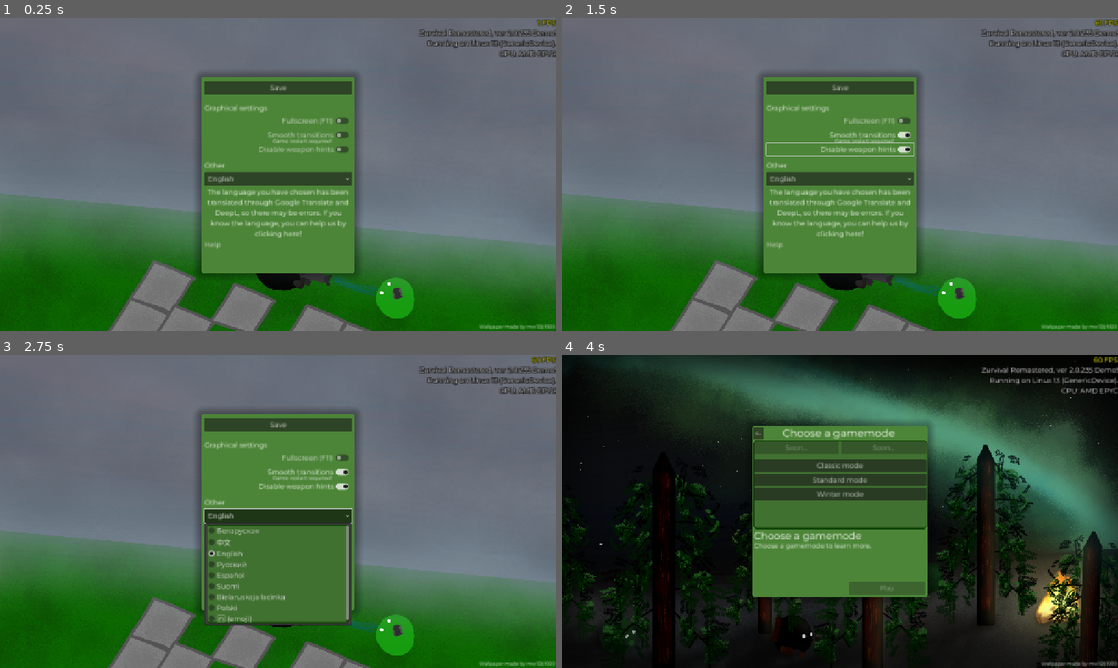
Above: before the commit, frames 1-4 (two rows, left to right).
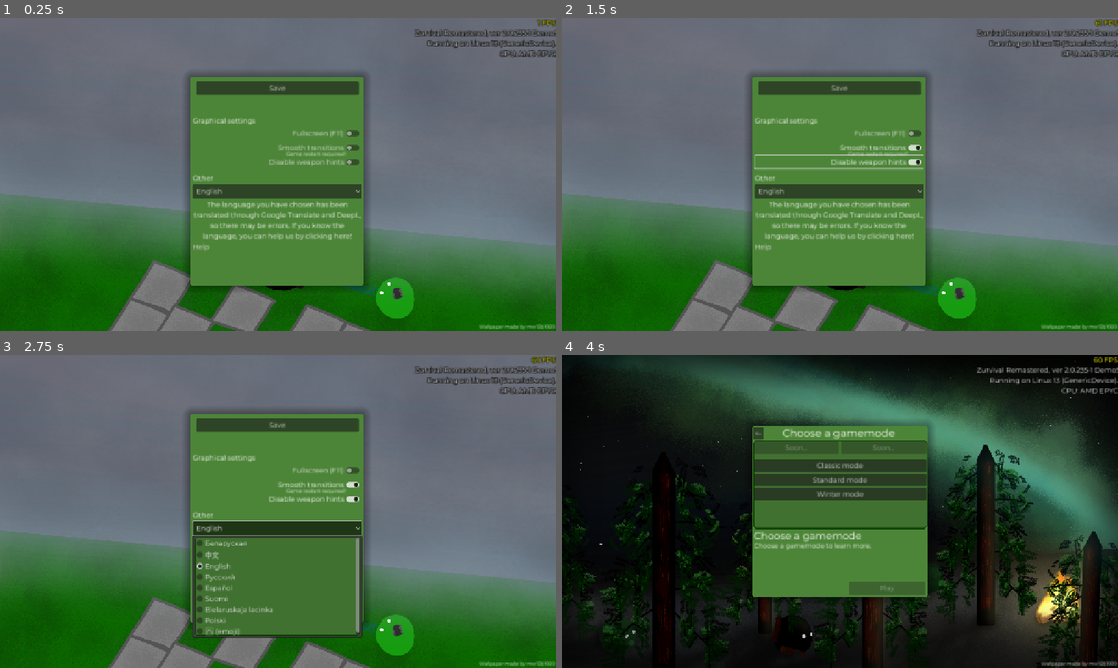
Above: after the commit, the same moments.

Repository: klodskateam/zurvival-remastered
Game: Godot game, scene res://settings.tscn
The game is run twice, just before and just after one commit, with the same random seed, the same clock (stepped at 60 frames per second) and the same inputs. This scene is started directly instead of the project's main scene.
Inputs:
- Up to frame 1 (0.25 s): no input
- Up to frame 2 (1.5 s): click "Smooth transitions" at 0.5 s; click "Disable weapon hints" at 1.25 s
- Up to frame 3 (2.75 s): click "English" at 2 s
- Up to frame 4 (4 s): click "Save" at 2.75 s; click "Play" at 3.5 s

The runs differ from the first frame. In frame 1, 9.5% of the frame differs, in the area x 33-96%, y 3-87%; in frame 2, 10%; in frame 3, 9.8%; in frame 4, 0.2%.

Commit message:
жоски хотфикс

Diff:
--- a/Translation/translations.csv
+++ b/Translation/translations.csv
@@ -1,6 +1,6 @@
 id,en,ru,be,zh,sp,fi,bel,pl,emoji
 $$$tutorial,"To correct or create a line, right-click on it and create a comment. After a while the translation will be …(1182 unchanged characters)…
-$$$langname,English,Русский,Беларуская,中文,Español,Suomi,Bielaruskaja lacinka,PL,🦲
+$$$langname,English,Русский,Беларуская,中文,Español,Suomi,Bielaruskaja lacinka,Polski,🦲
 $$$englishname,English,Russian,Belarussian,Chinese,Spanish,Finnish,Belarusian Latin,Polish,Emoji
 $$$--,-,-,-,-,-,-,-,-,-
 $stamina,Stamina,Выносливость,Цягавітасць,耐力,Resistencia,Energia,Ciahavitaść,Wytrzymałość,💪
@@ -69,7 +69,5 @@
 $selectedweapon,Selected weapon: %s. \nChange weapons using mouse wheel.,Выбран: %s. \nОружие выбирается колёсиком мыши,Выбраная зброя: %s. \nЗмяняйце зброю з дапамогай скролу мышы.,"已选武器：%s。\n使用鼠标滚轮切换武器。
 ","Arma seleccionada: %s. \nCambia de arma con la rueda del ratón.
 ",Valittu ase: %s. \nVaihda aseita hiiren rullalla.,Vybranaja zbroja: %s. \nŹmianiajcie zbroju z dapamohaj skrolu myšy.,Wybrana broń: %s. \nZmień broń za pomocą kółka myszy.,🖊: %s. \n🗡 🖊 ⏮ 🐁 🎡
-$disablegunhints,Disable weapon hints,Отключить подсказки,"Выключыць адлюстраванне бягучай зброі
-","关闭当前武器显示
-",Desactivar la visualización del arma actual,Poista aseiden vihjeet,"Vykliučyć adliustravańnie biahučaj zbroi
-",Wyłączyć wyświetlanie aktualnej broni,❎ 🗡 🎱
+$disablegunhints,Disable weapon hints,Отключить подсказки,Выключыць падказкі,"关闭当前武器显示
+",Desactivar sugerencias,Poista vihjeet käytöstä,Vykliučyć padkazki,Wyłącz podpowiedzi,❎ 🗡 🎱
--- a/project.godot
+++ b/project.godot
@@ -11,7 +11,7 @@
 [application]
 
 config/name="Zurvival Remastered"
-config/version="2.0.235 Demo!"
+config/version="2.0.235-1 Demo!"
 run/main_scene="res://menu.tscn"
 config/features=PackedStringArray("4.5", "Forward Plus")
 boot_splash/fullsize=false
--- a/settings.tscn
+++ b/settings.tscn
@@ -34,28 +34,29 @@
 anchor_top = 0.5
 anchor_right = 0.5
 anchor_bottom = 0.5
-offset_left = -177.0
+offset_left = -202.0
 offset_top = -224.0
-offset_right = 177.0
-offset_bottom = 227.0
+offset_right = 197.0
+offset_bottom = 255.0
 grow_horizontal = 2
 grow_vertical = 2
 
 [node name="SettingsSave" type="Button" parent="Control/Panel"]
 layout_mode = 0
-offset_left = 8.0
-offset_top = 9.0
-offset_right = 347.0
-offset_bottom = 40.0
+offset_left = 14.0
+offset_top = 10.0
+offset_right = 388.0
+offset_bottom = 41.0
 text = "$save"
 script = ExtResource("2_8mcqh")
 
 [node name="VBoxContainer" type="VBoxContainer" parent="Control/Panel"]
+clip_contents = true
 layout_mode = 0
-offset_left = 8.0
-offset_top = 42.0
-offset_right = 347.0
-offset_bottom = 416.0
+offset_left = 6.0
+offset_top = 47.0
+offset_right = 396.0
+offset_bottom = 444.175
 alignment = 1
 
 [node name="GraphSet" type="Label" parent="Control/Panel/VBoxContainer"]
@@ -76,10 +77,10 @@
 
 [node name="Label" type="Label" parent="Control/Panel/VBoxContainer/SettingsTransitionCheck"]
 layout_mode = 0
-offset_left = -5.0
-offset_top = 20.0
-offset_right = 294.0
-offset_bottom = 36.0
+offset_left = 53.0
+offset_top = 21.0
+offset_right = 352.0
+offset_bottom = 37.0
 theme_override_font_sizes/font_size = 12
 text = "$restartrequired"
 horizontal_alignment = 2
@@ -90,6 +91,7 @@
 layout_mode = 2
 text = "$disablegunhints"
 alignment = 2
+autowrap_mode = 3
 script = ExtResource("7_3lj6o")
 
 [node name="Sep1" type="HSeparator" parent="Control/Panel/VBoxContainer"]
